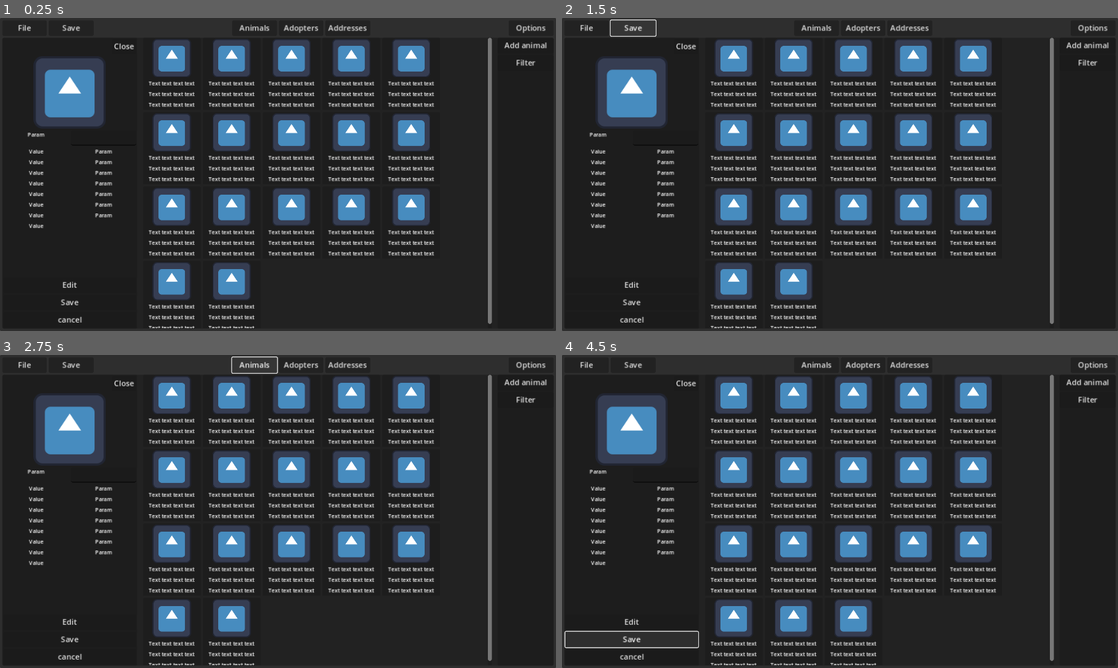
Above: before the commit, frames 1-4 (two rows, left to right).
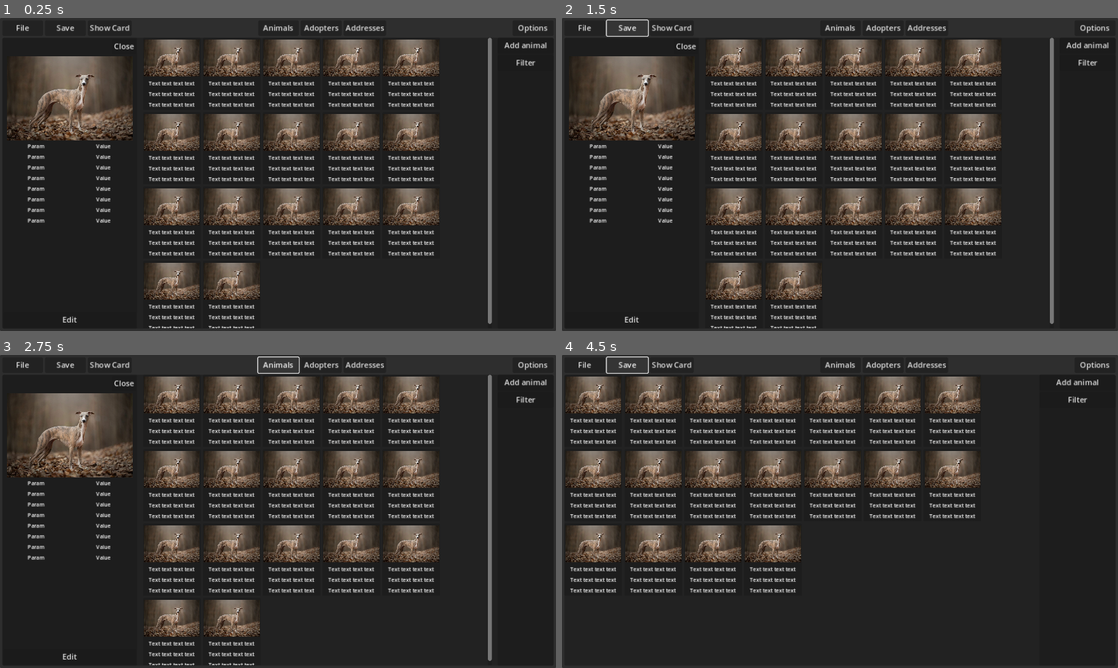
Above: after the commit, the same moments.

Repository: zMenta/GoSilas
Game: Godot game, scene res://scenes/main.tscn
Same seed, same stepped clock (60 frames per second), same inputs: the game is played once before the commit and once after it. The engine's default icon, where the game draws it, is replaced by a stand-in: a white triangle on a blue panel in a dark square.
Inputs (mouse positions are in pixels of both pictures, inside the frame that each line leads up to):
- Up to frame 1 (0.25 s): no input
- Up to frame 2 (1.5 s): click "File" at 0.5 s; click "Save" at 1.25 s
- Up to frame 3 (2.75 s): click "Animals" at 2 s
- Up to frame 4 (4.5 s): click (673, 364) at 2.75 s, where only the run after the commit has a clickable "Show Card"; click "Add animal" at 3.5 s; click "Save" at 4.25 s

The runs differ from the first frame. In frame 1, 24% of the frame differs, in the area x 1-99%, y 2-98%; in frame 2, 24%; in frame 3, 24%; in frame 4, 36%, in the area x 0-99%, y 0-100%.

Commit message:
added test_data | fixed dragger issue while card was hidden

Diff:
--- a/project.godot
+++ b/project.godot
@@ -25,7 +25,8 @@
 folder_colors={
 "res://resources/": "purple",
 "res://scenes/": "orange",
-"res://scripts/": "green"
+"res://scripts/": "green",
+"res://test_data/": "gray"
 }
 
 [rendering]
--- a/scenes/card.tscn
+++ b/scenes/card.tscn
@@ -1,6 +1,6 @@
 [gd_scene load_steps=2 format=3 uid="uid://dk2ebyjp53c1"]
 
-[ext_resource type="Texture2D" uid="uid://cjlw3ujn16r4p" path="res://icon.svg" id="1_wcj5p"]
+[ext_resource type="Texture2D" uid="uid://c70kgdtiq3sru" path="res://test_data/dog.jpg" id="1_8s0ig"]
 
 [node name="card" type="PanelContainer"]
 clip_contents = true
@@ -23,7 +23,7 @@
 custom_minimum_size = Vector2(25, 25)
 layout_mode = 2
 size_flags_vertical = 3
-texture = ExtResource("1_wcj5p")
+texture = ExtResource("1_8s0ig")
 expand_mode = 1
 stretch_mode = 5
 
--- a/scenes/card_details.tscn
+++ b/scenes/card_details.tscn
@@ -1,7 +1,8 @@
-[gd_scene load_steps=3 format=3 uid="uid://ctsprter837vf"]
+[gd_scene load_steps=4 format=3 uid="uid://ctsprter837vf"]
 
 [ext_resource type="Script" path="res://scripts/card_details.gd" id="1_a2k7q"]
-[ext_resource type="Texture2D" uid="uid://cjlw3ujn16r4p" path="res://icon.svg" id="1_pvsbg"]
+[ext_resource type="Resource" uid="uid://c124npf5gltp1" path="res://test_data/animal1.tres" id="2_fto7c"]
+[ext_resource type="Texture2D" uid="uid://c70kgdtiq3sru" path="res://test_data/dog.jpg" id="3_rr0x2"]
 
 [node name="CardDetails" type="PanelContainer"]
 offset_left = 17.0
@@ -11,6 +12,7 @@
 size_flags_horizontal = 3
 size_flags_vertical = 3
 script = ExtResource("1_a2k7q")
+data = ExtResource("2_fto7c")
 
 [node name="MarginContainer" type="MarginContainer" parent="."]
 layout_mode = 2
@@ -23,7 +25,7 @@
 layout_mode = 2
 alignment = 1
 
-[node name="Button3" type="Button" parent="MarginContainer/VBoxContainer"]
+[node name="CloseButton" type="Button" parent="MarginContainer/VBoxContainer"]
 layout_mode = 2
 size_flags_horizontal = 8
 text = "Close"
@@ -32,8 +34,8 @@
 custom_minimum_size = Vector2(25, 25)
 layout_mode = 2
 size_flags_vertical = 3
-texture = ExtResource("1_pvsbg")
-expand_mode = 1
+texture = ExtResource("3_rr0x2")
+expand_mode = 2
 stretch_mode = 5
 
 [node name="GridContainer" type="GridContainer" parent="MarginContainer/VBoxContainer"]
@@ -50,9 +52,6 @@
 text = "Param"
 horizontal_alignment = 1
 clip_text = true
-
-[node name="LineEdit" type="LineEdit" parent="MarginContainer/VBoxContainer/GridContainer"]
-layout_mode = 2
 
 [node name="Label2" type="Label" parent="MarginContainer/VBoxContainer/GridContainer"]
 layout_mode = 2
@@ -194,12 +193,4 @@
 text = "Edit
 "
 
-[node name="Button" type="Button" parent="MarginContainer/VBoxContainer"]
-layout_mode = 2
-text = "Save"
-
-[node name="Button2" type="Button" parent="MarginContainer/VBoxContainer"]
-layout_mode = 2
-text = "cancel"
-
-[connection signal="pressed" from="MarginContainer/VBoxContainer/Button3" to="." method="_on_button_3_pressed"]
+[connection signal="pressed" from="MarginContainer/VBoxContainer/CloseButton" to="." method="_on_close_button_pressed"]
--- a/scenes/main.tscn
+++ b/scenes/main.tscn
@@ -35,6 +35,11 @@
 size_flags_horizontal = 3
 text = "Save"
 
+[node name="Button7" type="Button" parent="MarginContainer/VBoxContainer/Header"]
+layout_mode = 2
+size_flags_horizontal = 3
+text = "Show Card"
+
 [node name="Spacer" type="Control" parent="MarginContainer/VBoxContainer/Header"]
 layout_mode = 2
 size_flags_horizontal = 3
@@ -69,92 +74,103 @@
 layout_mode = 2
 size_flags_vertical = 3
 
-[node name="HSplitContainer2" type="HSplitContainer" parent="MarginContainer/VBoxContainer/PanelContainer"]
+[node name="MainSplitContainer" type="HSplitContainer" parent="MarginContainer/VBoxContainer/PanelContainer"]
+unique_name_in_owner = true
 layout_mode = 2
 
-[node name="CardDetails" parent="MarginContainer/VBoxContainer/PanelContainer/HSplitContainer2" instance=ExtResource("2_lw0p6")]
+[node name="LeftContainer" type="MarginContainer" parent="MarginContainer/VBoxContainer/PanelContainer/MainSplitContainer"]
+unique_name_in_owner = true
+layout_mode = 2
+size_flags_horizontal = 3
+
+[node name="CardDetails" parent="MarginContainer/VBoxContainer/PanelContainer/MainSplitContainer/LeftContainer" instance=ExtResource("2_lw0p6")]
 layout_mode = 2
 
-[node name="HSplitContainer" type="HSplitContainer" parent="MarginContainer/VBoxContainer/PanelContainer/HSplitContainer2"]
+[node name="CardContainer" type="HSplitContainer" parent="MarginContainer/VBoxContainer/PanelContainer/MainSplitContainer"]
 layout_mode = 2
 size_flags_horizontal = 3
 size_flags_stretch_ratio = 3.0
 
-[node name="MainWindow" type="ScrollContainer" parent="MarginContainer/VBoxContainer/PanelContainer/HSplitContainer2/HSplitContainer"]
+[node name="MainWindow" type="ScrollContainer" parent="MarginContainer/VBoxContainer/PanelContainer/MainSplitContainer/CardContainer"]
 layout_mode = 2
 size_flags_horizontal = 3
 size_flags_stretch_ratio = 6.0
 
-[node name="CardContainer" type="HFlowContainer" parent="MarginContainer/VBoxContainer/PanelContainer/HSplitContainer2/HSplitContainer/MainWindow"]
+[node name="CardContainer" type="HFlowContainer" parent="MarginContainer/VBoxContainer/PanelContainer/MainSplitContainer/CardContainer/MainWindow"]
 unique_name_in_owner = true
 layout_mode = 2
 size_flags_horizontal = 3
 size_flags_vertical = 3
 
-[node name="card" parent="MarginContainer/VBoxContainer/PanelContainer/HSplitContainer2/HSplitContainer/MainWindow/CardContainer" instance=ExtResource("1_lddnq")]
+[node name="card" parent="MarginContainer/VBoxContainer/PanelContainer/MainSplitContainer/CardContainer/MainWindow/CardContainer" instance=ExtResource("1_lddnq")]
 layout_mode = 2
 
-[node name="card2" parent="MarginContainer/VBoxContainer/PanelContainer/HSplitContainer2/HSplitContainer/MainWindow/CardContainer" instance=ExtResource("1_lddnq")]
+[node name="card2" parent="MarginContainer/VBoxContainer/PanelContainer/MainSplitContainer/CardContainer/MainWindow/CardContainer" instance=ExtResource("1_lddnq")]
 layout_mode = 2
 
-[node name="card3" parent="MarginContainer/VBoxContainer/PanelContainer/HSplitContainer2/HSplitContainer/MainWindow/CardContainer" instance=ExtResource("1_lddnq")]
+[node name="card3" parent="MarginContainer/VBoxContainer/PanelContainer/MainSplitContainer/CardContainer/MainWindow/CardContainer" instance=ExtResource("1_lddnq")]
 layout_mode = 2
 
-[node name="card4" parent="MarginContainer/VBoxContainer/PanelContainer/HSplitContainer2/HSplitContainer/MainWindow/CardContainer" instance=ExtResource("1_lddnq")]
+[node name="card4" parent="MarginContainer/VBoxContainer/PanelContainer/MainSplitContainer/CardContainer/MainWindow/CardContainer" instance=ExtResource("1_lddnq")]
 layout_mode = 2
 
-[node name="card5" parent="MarginContainer/VBoxContainer/PanelContainer/HSplitContainer2/HSplitContainer/MainWindow/CardContainer" instance=ExtResource("1_lddnq")]
+[node name="card5" parent="MarginContainer/VBoxContainer/PanelContainer/MainSplitContainer/CardContainer/MainWindow/CardContainer" instance=ExtResource("1_lddnq")]
 layout_mode = 2
 
-[node name="card6" parent="MarginContainer/VBoxContainer/PanelContainer/HSplitContainer2/HSplitContainer/MainWindow/CardContainer" instance=ExtResource("1_lddnq")]
+[node name="card6" parent="MarginContainer/VBoxContainer/PanelContainer/MainSplitContainer/CardContainer/MainWindow/CardContainer" instance=ExtResource("1_lddnq")]
 layout_mode = 2
 
-[node name="card7" parent="MarginContainer/VBoxContainer/PanelContainer/HSplitContainer2/HSplitContainer/MainWindow/CardContainer" instance=ExtResource("1_lddnq")]
+[node name="card7" parent="MarginContainer/VBoxContainer/PanelContainer/MainSplitContainer/CardContainer/MainWindow/CardContainer" instance=ExtResource("1_lddnq")]
 layout_mode = 2
 
-[node name="card8" parent="MarginContainer/VBoxContainer/PanelContainer/HSplitContainer2/HSplitContainer/MainWindow/CardContainer" instance=ExtResource("1_lddnq")]
+[node name="card8" parent="MarginContainer/VBoxContainer/PanelContainer/MainSplitContainer/CardContainer/MainWindow/CardContainer" instance=ExtResource("1_lddnq")]
 layout_mode = 2
 
-[node name="card9" parent="MarginContainer/VBoxContainer/PanelContainer/HSplitContainer2/HSplitContainer/MainWindow/CardContainer" instance=ExtResource("1_lddnq")]
+[node name="card9" parent="MarginContainer/VBoxContainer/PanelContainer/MainSplitContainer/CardContainer/MainWindow/CardContainer" instance=ExtResource("1_lddnq")]
 layout_mode = 2
 
-[node name="card10" parent="MarginContainer/VBoxContainer/PanelContainer/HSplitContainer2/HSplitContainer/MainWindow/CardContainer" instance=ExtResource("1_lddnq")]
+[node name="card10" parent="MarginContainer/VBoxContainer/PanelContainer/MainSplitContainer/CardContainer/MainWindow/CardContainer" instance=ExtResource("1_lddnq")]
 layout_mode = 2
 
-[node name="card11" parent="MarginContainer/VBoxContainer/PanelContainer/HSplitContainer2/HSplitContainer/MainWindow/CardContainer" instance=ExtResource("1_lddnq")]
+[node name="card11" parent="MarginContainer/VBoxContainer/PanelContainer/MainSplitContainer/CardContainer/MainWindow/CardContainer" instance=ExtResource("1_lddnq")]
 layout_mode = 2
 
-[node name="card12" parent="MarginContainer/VBoxContainer/PanelContainer/HSplitContainer2/HSplitContainer/MainWindow/CardContainer" instance=ExtResource("1_lddnq")]
+[node name="card12" parent="MarginContainer/VBoxContainer/PanelContainer/MainSplitContainer/CardContainer/MainWindow/CardContainer" instance=ExtResource("1_lddnq")]
 layout_mode = 2
 
-[node name="card13" parent="MarginContainer/VBoxContainer/PanelContainer/HSplitContainer2/HSplitContainer/MainWindow/CardContainer" instance=ExtResource("1_lddnq")]
+[node name="card13" parent="MarginContainer/VBoxContainer/PanelContainer/MainSplitContainer/CardContainer/MainWindow/CardContainer" instance=ExtResource("1_lddnq")]
 layout_mode = 2
 
-[node name="card14" parent="MarginContainer/VBoxContainer/PanelContainer/HSplitContainer2/HSplitContainer/MainWindow/CardContainer" instance=ExtResource("1_lddnq")]
+[node name="card14" parent="MarginContainer/VBoxContainer/PanelContainer/MainSplitContainer/CardContainer/MainWindow/CardContainer" instance=ExtResource("1_lddnq")]
 layout_mode = 2
 
-[node name="card15" parent="MarginContainer/VBoxContainer/PanelContainer/HSplitContainer2/HSplitContainer/MainWindow/CardContainer" instance=ExtResource("1_lddnq")]
+[node name="card15" parent="MarginContainer/VBoxContainer/PanelContainer/MainSplitContainer/CardContainer/MainWindow/CardContainer" instance=ExtResource("1_lddnq")]
 layout_mode = 2
 
-[node name="card16" parent="MarginContainer/VBoxContainer/PanelContainer/HSplitContainer2/HSplitContainer/MainWindow/CardContainer" instance=ExtResource("1_lddnq")]
+[node name="card16" parent="MarginContainer/VBoxContainer/PanelContainer/MainSplitContainer/CardContainer/MainWindow/CardContainer" instance=ExtResource("1_lddnq")]
 layout_mode = 2
 
-[node name="card17" parent="MarginContainer/VBoxContainer/PanelContainer/HSplitContainer2/HSplitContainer/MainWindow/CardContainer" instance=ExtResource("1_lddnq")]
+[node name="card17" parent="MarginContainer/VBoxContainer/PanelContainer/MainSplitContainer/CardContainer/MainWindow/CardContainer" instance=ExtResource("1_lddnq")]
 layout_mode = 2
 
-[node name="SideWindow" type="PanelContainer" parent="MarginContainer/VBoxContainer/PanelContainer/HSplitContainer2/HSplitContainer"]
+[node name="RightContainer" type="PanelContainer" parent="MarginContainer/VBoxContainer/PanelContainer/MainSplitContainer/CardContainer"]
 layout_mode = 2
 size_flags_horizontal = 3
 
-[node name="VBoxContainer" type="VBoxContainer" parent="MarginContainer/VBoxContainer/PanelContainer/HSplitContainer2/HSplitContainer/SideWindow"]
+[node name="VBoxContainer" type="VBoxContainer" parent="MarginContainer/VBoxContainer/PanelContainer/MainSplitContainer/CardContainer/RightContainer"]
 layout_mode = 2
 
-[node name="AddButton" type="Button" parent="MarginContainer/VBoxContainer/PanelContainer/HSplitContainer2/HSplitContainer/SideWindow/VBoxContainer"]
+[node name="AddButton" type="Button" parent="MarginContainer/VBoxContainer/PanelContainer/MainSplitContainer/CardContainer/RightContainer/VBoxContainer"]
 layout_mode = 2
 text = "Add animal"
 
-[node name="Button2" type="Button" parent="MarginContainer/VBoxContainer/PanelContainer/HSplitContainer2/HSplitContainer/SideWindow/VBoxContainer"]
+[node name="Button2" type="Button" parent="MarginContainer/VBoxContainer/PanelContainer/MainSplitContainer/CardContainer/RightContainer/VBoxContainer"]
 layout_mode = 2
 text = "Filter"
 
-[connection signal="pressed" from="MarginContainer/VBoxContainer/PanelContainer/HSplitContainer2/HSplitContainer/SideWindow/VBoxContainer/AddButton" to="." method="_on_add_button_pressed"]
+[node name="Control" type="Control" parent="MarginContainer/VBoxContainer/PanelContainer/MainSplitContainer"]
+layout_mode = 2
+
+[connection signal="pressed" from="MarginContainer/VBoxContainer/Header/Button7" to="." method="_on_button_7_pressed"]
+[connection signal="closed_button_pressed" from="MarginContainer/VBoxContainer/PanelContainer/MainSplitContainer/LeftContainer/CardDetails" to="." method="_on_card_details_closed_button_pressed"]
+[connection signal="pressed" from="MarginContainer/VBoxContainer/PanelContainer/MainSplitContainer/CardContainer/RightContainer/VBoxContainer/AddButton" to="." method="_on_add_button_pressed"]
--- a/scripts/card_details.gd
+++ b/scripts/card_details.gd
@@ -1,4 +1,7 @@
 extends PanelContainer
 
-func _on_button_3_pressed() -> void:
-	hide()
+signal closed_button_pressed
+@export var data: Resource
+
+func _on_close_button_pressed() -> void:
+	closed_button_pressed.emit()
--- a/scripts/main.gd
+++ b/scripts/main.gd
@@ -1,9 +1,23 @@
 extends PanelContainer
 
 @onready var card_container : HFlowContainer = %CardContainer
+@onready var left_container : MarginContainer = %LeftContainer
+@onready var main_split_container : HSplitContainer = %MainSplitContainer
 
 const CARD: PackedScene = preload("res://scenes/card.tscn")
 
 func _on_add_button_pressed() -> void:
 	var card := CARD.instantiate()
 	card_container.add_child(card)
+
+# Debug button
+func _on_button_7_pressed() -> void:
+	_on_card_details_closed_button_pressed()
+
+func _on_card_details_closed_button_pressed() -> void:
+	left_container.visible = !left_container.visible
+
+	if left_container.visible == true:
+		main_split_container.dragger_visibility = main_split_container.DraggerVisibility.DRAGGER_VISIBLE
+	else:
+		main_split_container.dragger_visibility = main_split_container.DraggerVisibility.DRAGGER_HIDDEN_COLLAPSED
--- /dev/null
+++ b/test_data/animal1.tres
@@ -0,0 +1,15 @@
+[gd_resource type="Resource" script_class="Animal" load_steps=3 format=3 uid="uid://c124npf5gltp1"]
+
+[ext_resource type="Texture2D" uid="uid://c70kgdtiq3sru" path="res://test_data/dog.jpg" id="1_dcxuy"]
+[ext_resource type="Script" path="res://resources/animal.gd" id="1_qkm4l"]
+
+[resource]
+script = ExtResource("1_qkm4l")
+adopter_id = 0
+address_id = 1
+image = ExtResource("1_dcxuy")
+is_castrated = true
+Sex = 1
+Size = 2
+Character = 1
+health_state = ""
Binary file added: test_data/dog.jpg
Not shown, added: test_data/dog.jpg.import
